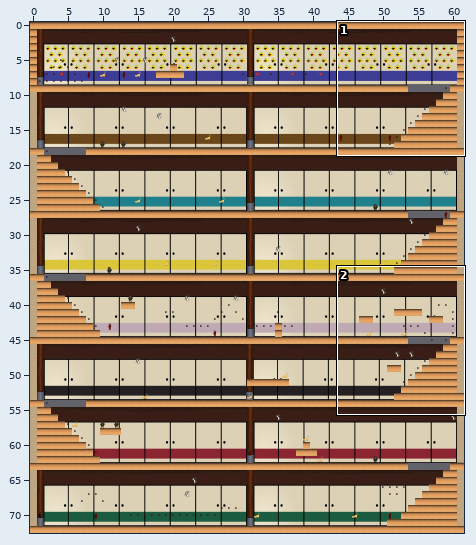
Tiled map, stored at Apps/NinjaCatCastle/data/levels/Level 3/Level 3.tmx. Above, an overview of the earlier version with the close-up marked.
Close-up. Old version:
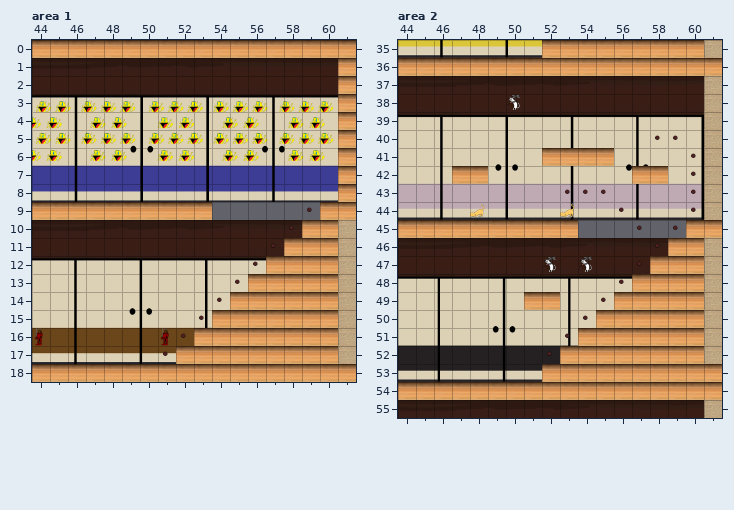
Cells are 64x64 px. Shown: area 1 x 44..61, y 0..18; area 2 x 44..61, y 35..55. The commit also changed other parts of the map, which this record leaves out. Tiles whose own drawing changed are shown in their newer look in all pictures.
After the commit:
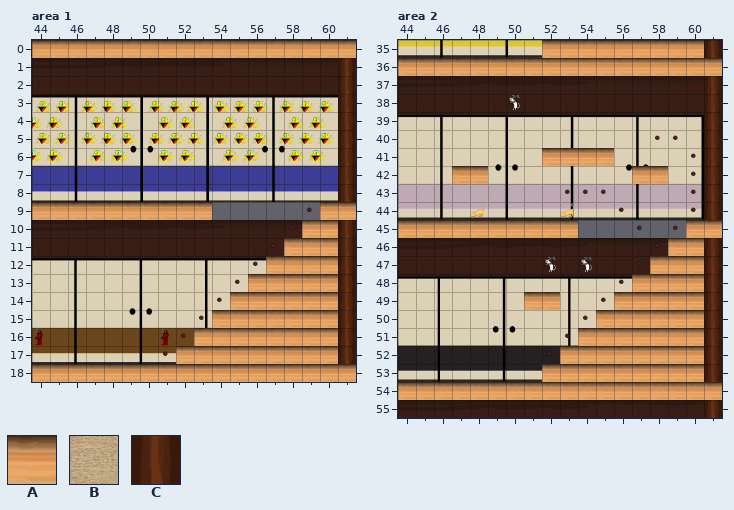
Key: from "MetalPlatforms": A 26, B 33, C 38.
_ is an empty cell.
Edits made:
{"where": "layer \"ForegroundPlatformLayer\", area 1"}
{"y":1,"x":61,"old":"A","new":"C"}
{"y":2,"x":61,"old":"A","new":"C"}
{"y":3,"x":61,"old":"A","new":"C"}
{"y":4,"x":61,"old":"A","new":"C"}
{"y":5,"x":61,"old":"A","new":"C"}
{"y":6,"x":61,"old":"A","new":"C"}
{"y":7,"x":61,"old":"A","new":"C"}
{"y":8,"x":61,"old":"A","new":"C"}
{"y":10,"x":61,"old":"B","new":"C"}
{"y":11,"x":61,"old":"B","new":"C"}
{"y":12,"x":61,"old":"B","new":"C"}
{"y":13,"x":61,"old":"B","new":"C"}
{"y":14,"x":61,"old":"B","new":"C"}
{"y":15,"x":61,"old":"B","new":"C"}
{"y":16,"x":61,"old":"B","new":"C"}
{"y":17,"x":61,"old":"B","new":"C"}
{"where": "layer \"ForegroundPlatformLayer\", area 2"}
{"y":35,"x":61,"old":"B","new":"C"}
{"y":37,"x":61,"old":"B","new":"C"}
{"y":38,"x":61,"old":"B","new":"C"}
{"y":39,"x":61,"old":"B","new":"C"}
{"y":40,"x":61,"old":"B","new":"C"}
{"y":41,"x":61,"old":"B","new":"C"}
{"y":42,"x":61,"old":"B","new":"C"}
{"y":43,"x":61,"old":"B","new":"C"}
{"y":44,"x":61,"old":"B","new":"C"}
{"y":46,"x":61,"old":"B","new":"C"}
{"y":47,"x":61,"old":"B","new":"C"}
{"y":48,"x":61,"old":"B","new":"C"}
{"y":49,"x":61,"old":"B","new":"C"}
{"y":50,"x":61,"old":"B","new":"C"}
{"y":51,"x":61,"old":"B","new":"C"}
{"y":52,"x":61,"old":"B","new":"C"}
{"y":53,"x":61,"old":"A","new":"C"}
{"y":55,"x":61,"old":"B","new":"C"}
